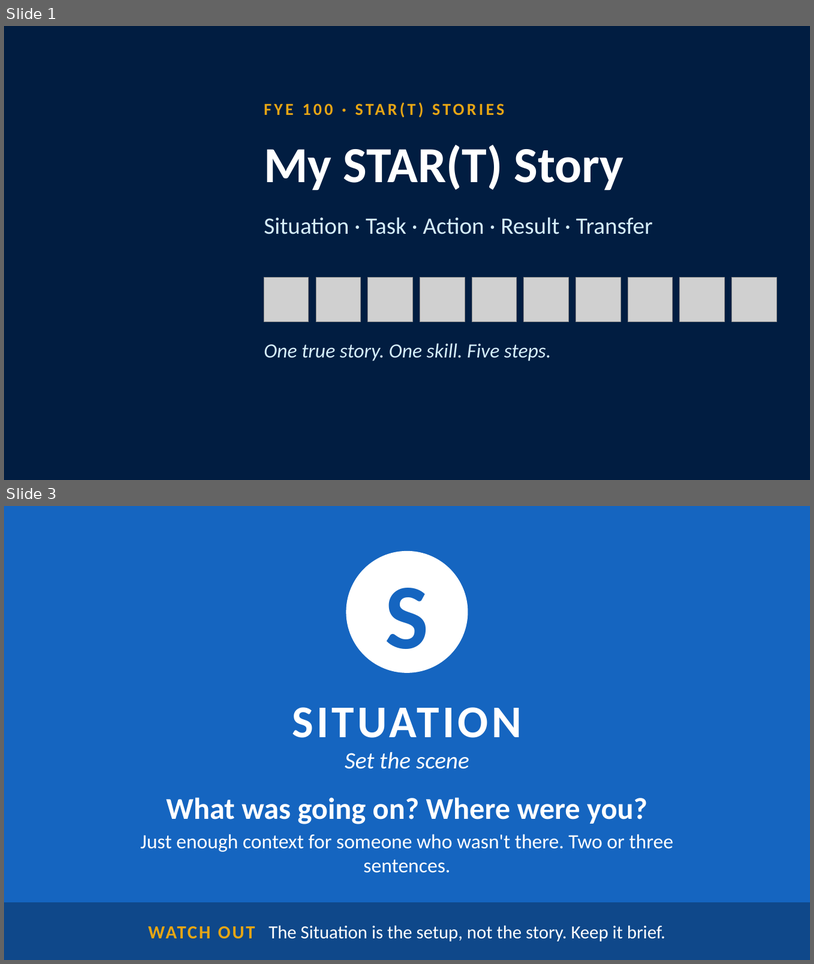
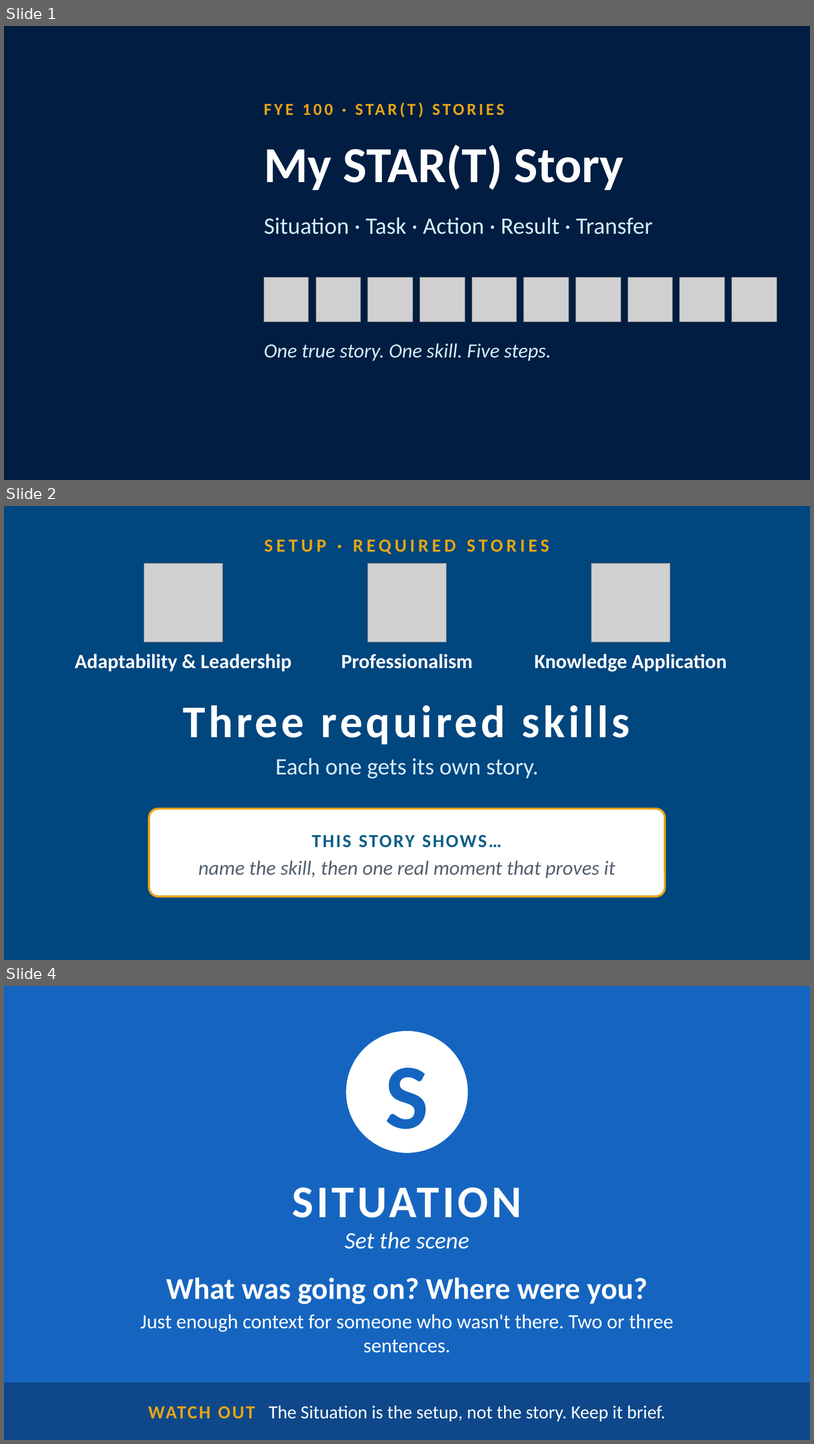
Before and after one commit to octc-instructional-design/FYE100-pathfinder-guidebook, a slide deck: downloads/slides/FYE100-My-STARt-Story-Slides.pptx. Shown one above the other, each under a label of ours: slides 1 and 3 before the commit, slides 1, 2 and 4 after it; the slides between them are not shown. The pictures are 814x964 and 814x1444 pixels, drawn with LibreOffice and Linux fonts; fonts in the diff are those of the drawing; grey boxes stand for pictures; background and template pictures are left out. Boxes give left, top, right and bottom in pixels: in the first picture for what was removed or moved away, otherwise in the second. Text is boxed around its words. In the diff, an @@ line names an element or a change of style, - is before the commit and + after.

```diff
--- a/downloads/slides/FYE100-My-STARt-Story-Slides.pptx
+++ b/downloads/slides/FYE100-My-STARt-Story-Slides.pptx
@@ slide 2 added at (4,506,810,960), background #00467F @@
@@ text added at (264,540,549,554), 22 pt, text #E7A614, bold @@
+SETUP · REQUIRED STORIES
@@ picture added at (144,564,223,642) @@
@@ picture added at (368,564,447,642) @@
@@ picture added at (592,564,671,642) @@
@@ text added at (75,654,292,672), 24 pt, text #FFFFFF, bold @@
+Adaptability & Leadership
@@ text added at (341,654,473,669), 24 pt, text #FFFFFF, bold @@
+Professionalism
@@ text added at (534,654,728,672), 24 pt, text #FFFFFF, bold @@
+Knowledge Application
@@ title added at (183,705,630,744), 54 pt, text #FFFFFF, bold @@
+Three required skills
@@ text added at (276,757,539,778), 28 pt, text #D6EEFA @@
+Each one gets its own story.
@@ rounded rectangle added at (149,808,665,896), fill #FFFFFF, outline #E7A614 2.5 pt @@
@@ text added at (198,835,615,878), 24 pt, text #52606D, italic @@
+THIS STORY SHOWS…
+name the skill, then one real moment that proves it
@@ what was slide 3 is now slide 4 @@
```
Also in this commit, not shown: 1 slide changed, 1 other file.
